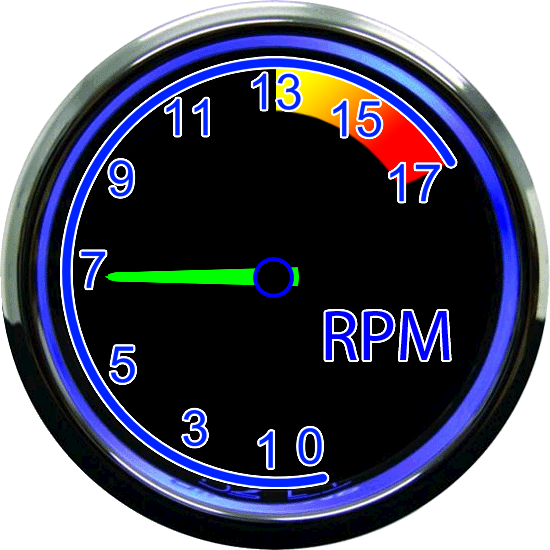
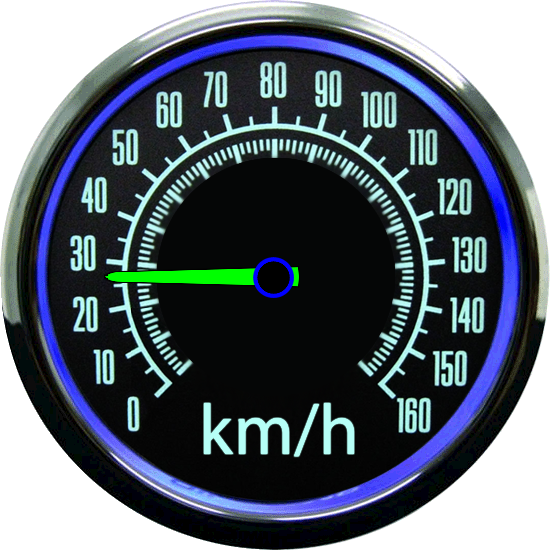
The second w=550, h=550 image is a revision of the first. Changes to its layers:
removed layer "RPM" from group "bg" over [325, 311, 450, 360]
added layer "km/h" in group "bg" over [204, 403, 354, 457]
renamed "numbers" to "bg2", painted on it over [49, 49, 501, 501]
removed layer "max" from group "bg" over [276, 59, 454, 187]
